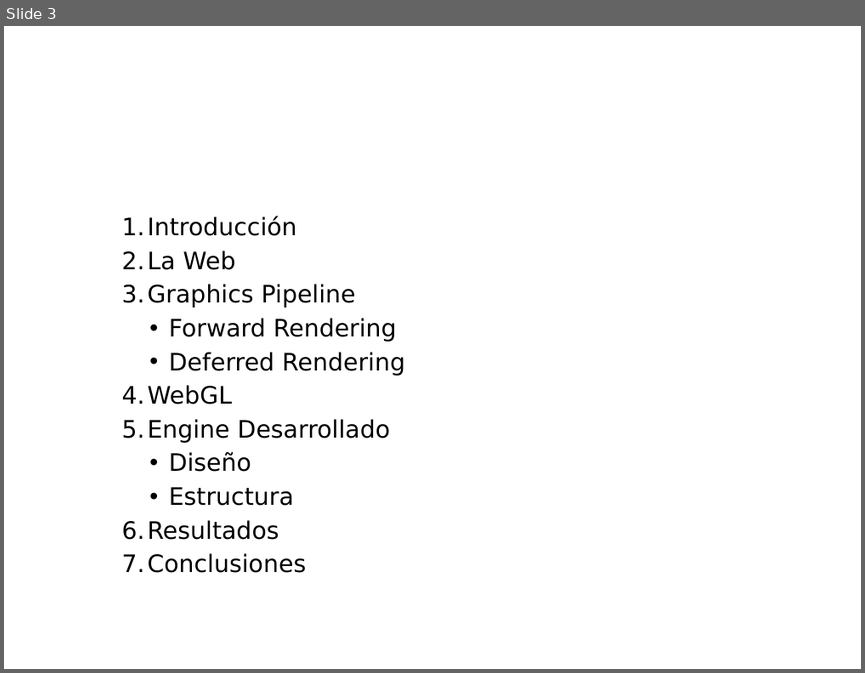
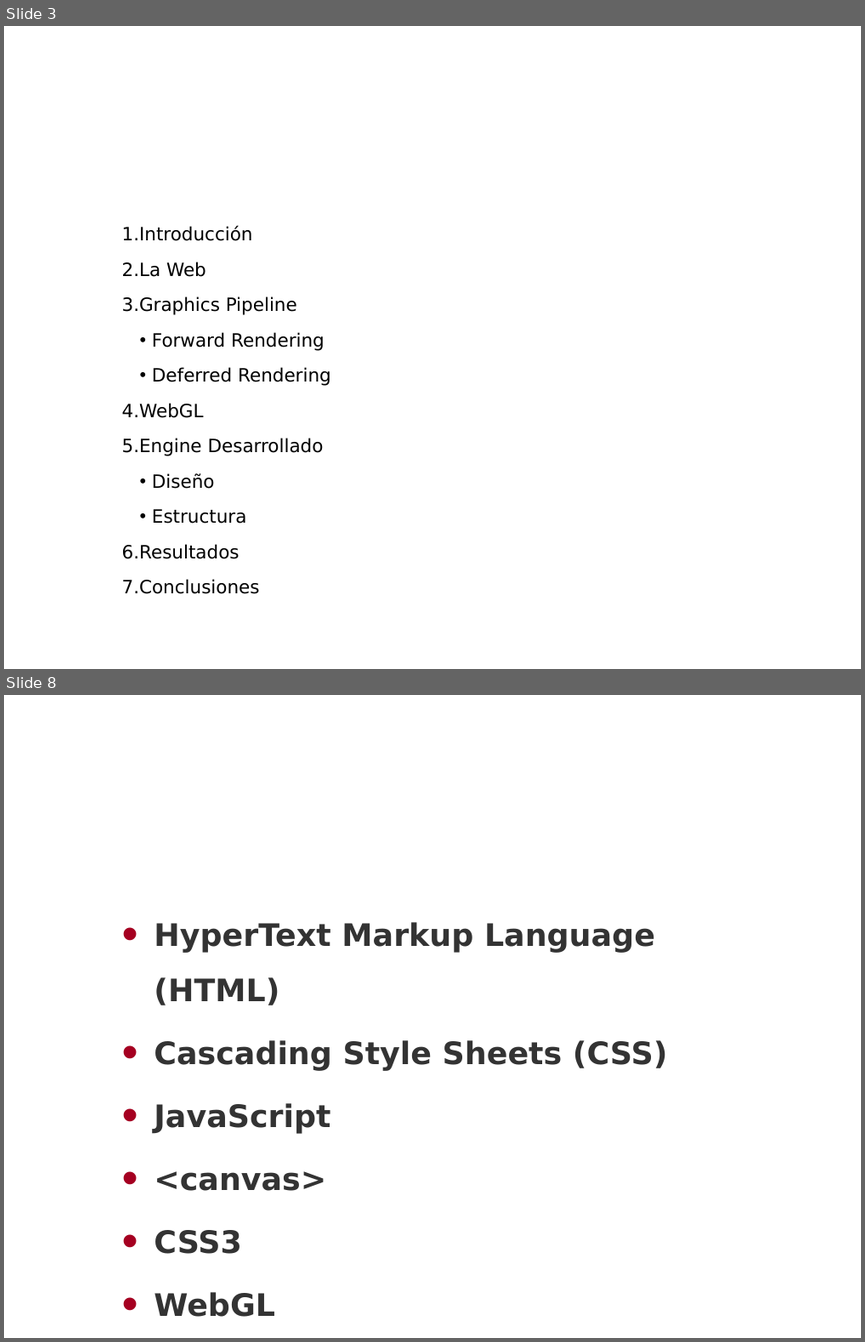
Before and after one commit to madowen/webGL, a slide deck: Docs/presentacion.pptx. Shown one above the other, each under a label of ours: slide 3 before the commit, slides 3 and 8 after it; the slides between them are not shown. The pictures are 865x673 and 865x1342 pixels, drawn with LibreOffice and Linux fonts; fonts in the diff are those of the drawing; background and template pictures are left out. Boxes give left, top, right and bottom in pixels: in the first picture for what was removed or moved away, otherwise in the second. Text is boxed around its words. In the diff, an @@ line names an element or a change of style, - is before the commit and + after.

```diff
--- a/Docs/presentacion.pptx
+++ b/Docs/presentacion.pptx
@@ slide 8 added at (x1=4, y1=695, x2=861, y2=1338), background picture (left out) @@
@@ title added at (x1=69, y1=695, x2=861, y2=802), 28 pt, text #FFFFFF @@
+La Web
@@ text added at (x1=154, y1=922, x2=667, y2=1316), 26 pt, text #333333, bold @@
+• HyperText Markup Language (HTML)
+• Cascading Style Sheets (CSS)
+• JavaScript
+• <canvas>
+• CSS3
+• WebGL
@@ slide 3 changed as well @@
@@ text "Introducción" at (x1=122, y1=226, x2=331, y2=594): size 20.3 to 15.4 pt; indent changed; line spacing 1 to 1.5; less space between paragraphs @@
```
Also in this commit, not shown: 2 other slides changed, 4 other slides added.
